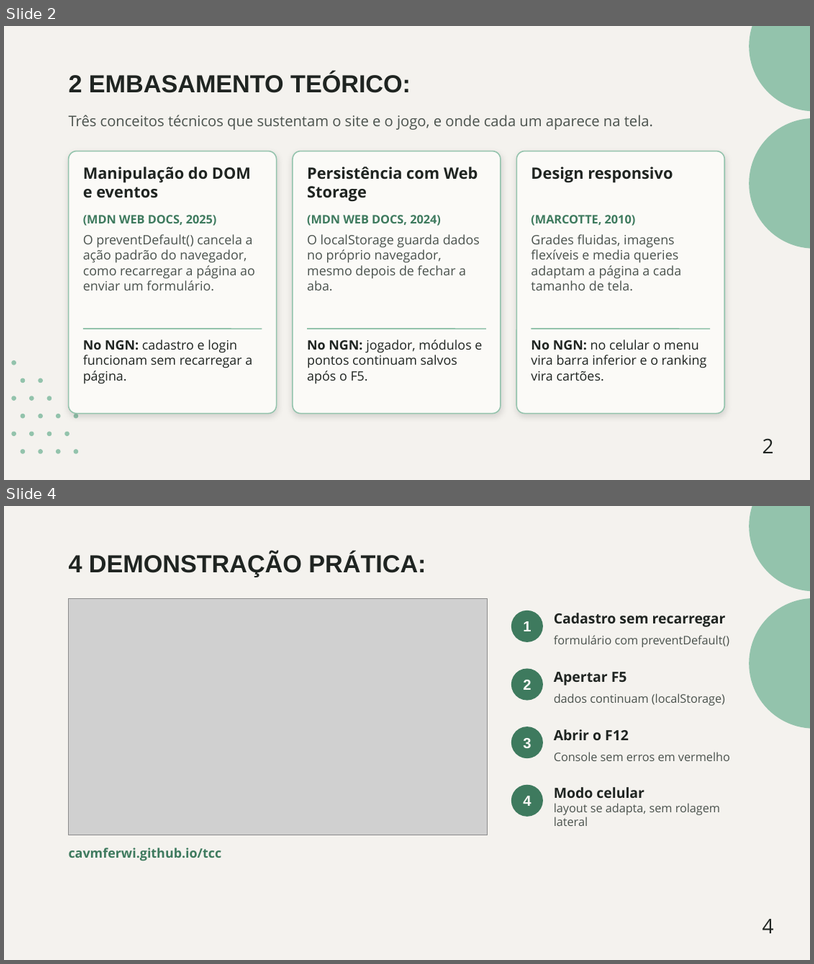
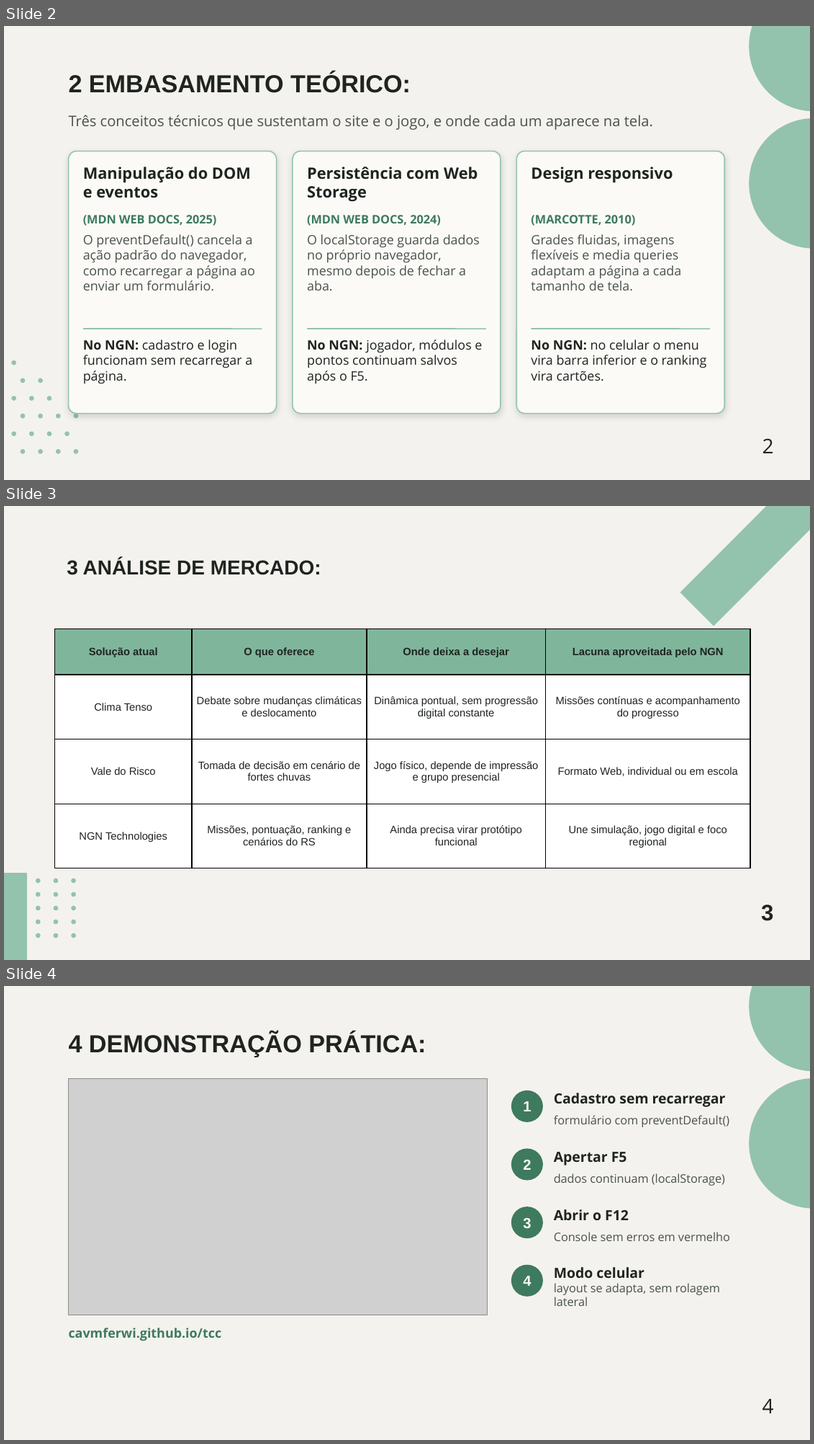
Before and after one commit to CAVMFERWI/tcc, a slide deck: Pitch_NGN_Technologies.pptx. Shown one above the other, each under a label of ours: slides 2 and 4 before the commit, slides 2, 3 and 4 after it; the slides between them are not shown. The pictures are 814x964 and 814x1444 pixels, drawn with LibreOffice and Linux fonts; fonts in the diff are those of the drawing; grey boxes stand for pictures. Boxes give left, top, right and bottom in pixels: in the first picture for what was removed or moved away, otherwise in the second. Text is boxed around its words. In the diff, an @@ line names an element or a change of style, - is before the commit and + after.

```diff
--- a/Pitch_NGN_Technologies.pptx
+++ b/Pitch_NGN_Technologies.pptx
@@ slide 3 added at (4, 506, 810, 960), background #F4F2EE @@
@@ right arrow added at (665, 506, 810, 641), fill #93C3AC, outline #93C3AC 1 pt @@
@@ text added at (67, 559, 322, 575), 18 pt, text #1F2421, bold @@
+3 ANÁLISE DE MERCADO:
@@ table added at (55, 628, 751, 850), 4 rows, 4 columns @@
+Solução atual | O que oferece | Onde deixa a desejar | Lacuna aproveitada pelo NGN
+Clima Tenso | Debate sobre mudanças climáticas e deslocamento | Dinâmica pontual, sem progressão digital constante | Missões contínuas e acompanhamento do progresso
+Vale do Risco | Tomada de decisão em cenário de fortes chuvas | Jogo físico, depende de impressão e grupo presencial | Formato Web, individual ou em escola
+NGN Technologies | Missões, pontuação, ranking e cenários do RS | Ainda precisa virar protótipo funcional | Une simulação, jogo digital e foco regional
@@ rectangle added at (4, 873, 26, 960), fill #93C3AC, outline #93C3AC 1 pt @@
@@ ellipse added at (18, 878, 22, 882), fill #93C3AC, outline #93C3AC 1 pt @@
@@ ellipse added at (18, 892, 22, 896), fill #93C3AC, outline #93C3AC 1 pt @@
@@ ellipse added at (36, 878, 39, 882), fill #93C3AC, outline #93C3AC 1 pt @@
@@ ellipse added at (36, 892, 39, 896), fill #93C3AC, outline #93C3AC 1 pt @@
@@ ellipse added at (54, 878, 57, 882), fill #93C3AC, outline #93C3AC 1 pt @@
@@ ellipse added at (54, 892, 57, 896), fill #93C3AC, outline #93C3AC 1 pt @@
@@ ellipse added at (72, 878, 75, 882), fill #93C3AC, outline #93C3AC 1 pt @@
@@ ellipse added at (72, 892, 75, 896), fill #93C3AC, outline #93C3AC 1 pt @@
@@ ellipse added at (18, 906, 22, 909), fill #93C3AC, outline #93C3AC 1 pt @@
@@ ellipse added at (36, 906, 39, 909), fill #93C3AC, outline #93C3AC 1 pt @@
@@ ellipse added at (54, 906, 57, 909), fill #93C3AC, outline #93C3AC 1 pt @@
@@ ellipse added at (72, 906, 75, 909), fill #93C3AC, outline #93C3AC 1 pt @@
@@ text added at (761, 904, 774, 921), 20 pt, text #1F2421, bold @@
+3
@@ ellipse added at (18, 920, 22, 923), fill #93C3AC, outline #93C3AC 1 pt @@
@@ ellipse added at (18, 934, 22, 937), fill #93C3AC, outline #93C3AC 1 pt @@
@@ ellipse added at (36, 920, 39, 923), fill #93C3AC, outline #93C3AC 1 pt @@
@@ ellipse added at (36, 934, 39, 937), fill #93C3AC, outline #93C3AC 1 pt @@
@@ ellipse added at (54, 920, 57, 923), fill #93C3AC, outline #93C3AC 1 pt @@
@@ ellipse added at (54, 934, 57, 937), fill #93C3AC, outline #93C3AC 1 pt @@
@@ ellipse added at (72, 920, 75, 923), fill #93C3AC, outline #93C3AC 1 pt @@
@@ ellipse added at (72, 934, 75, 937), fill #93C3AC, outline #93C3AC 1 pt @@
```
Also in this commit, not shown: 1 slide removed.
